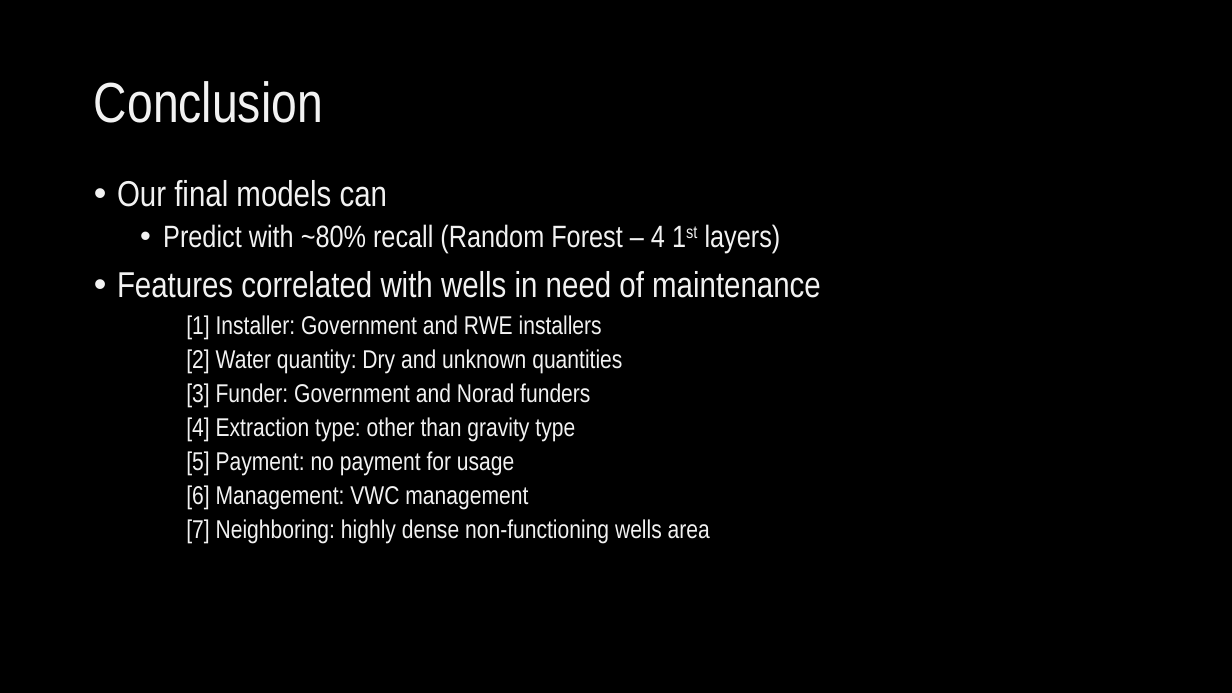
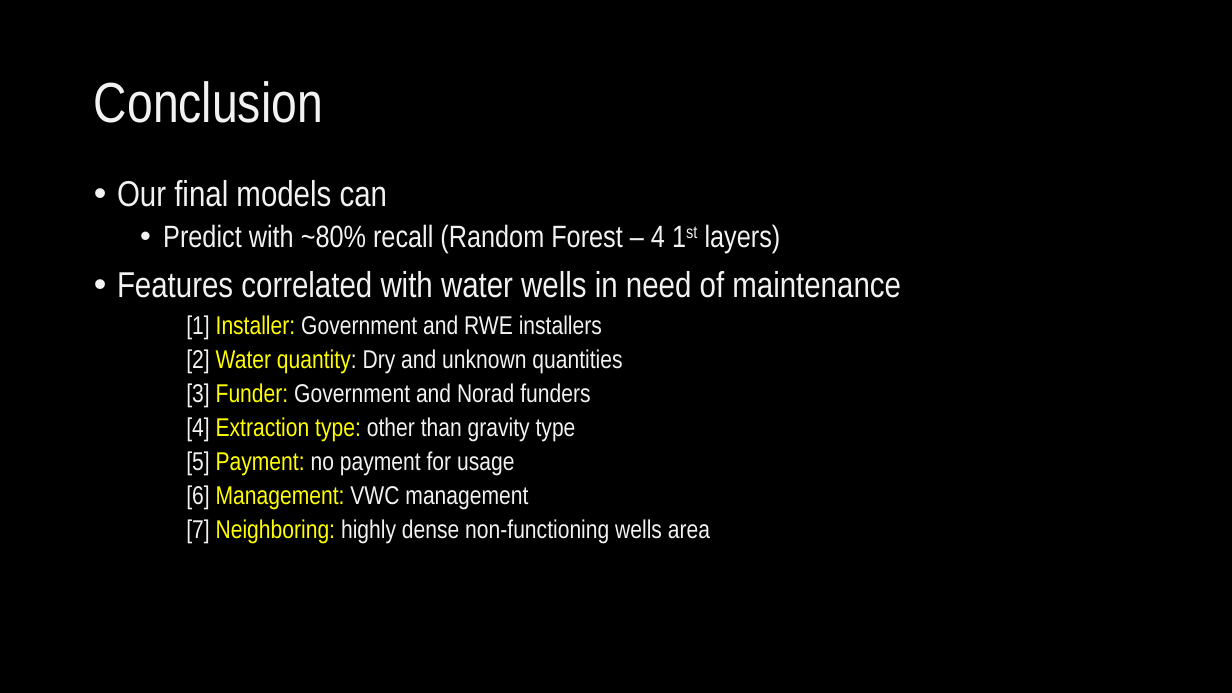
Before and after one commit to singsang2/Tanzanian-Water-Well-Project, a slide deck: slide 14 of Tanzanizan Water Well.pptx. Drawn at 1232x693 pixels with LibreOffice and Linux fonts; fonts in the diff are those of the drawing. Boxes give left, top, right and bottom in pixels: in the first picture for what was removed or moved away, otherwise in the second. Text is boxed around its words. In the diff, an @@ line names an element or a change of style, - is before the commit and + after.

Commit message:
ppt update

```diff
--- a/Tanzanizan Water Well.pptx
+++ b/Tanzanizan Water Well.pptx
@@ text at (x1=117, y1=271, x2=901, y2=298): text changed @@
-• Features correlated with wells in need of maintenance
+• Features correlated with water wells in need of maintenance
@@ text at (x1=186, y1=315, x2=710, y2=544): text colour #F2F2F2 to #FFFF00 in "Installer:", "Water quantity:", "Funder:", "Extraction type:" and 3 more places @@
```
Also in this commit, not shown: 2 other files.
